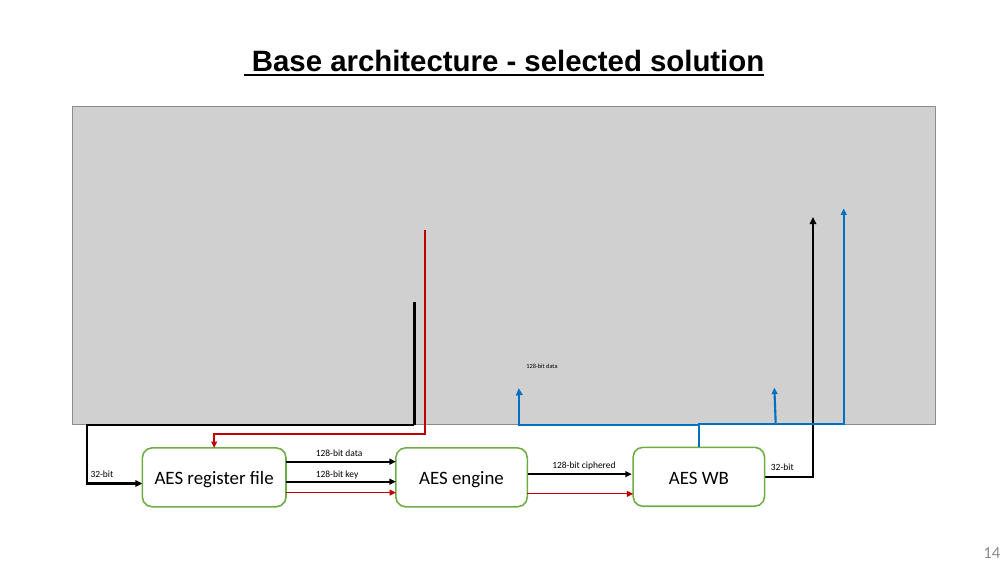
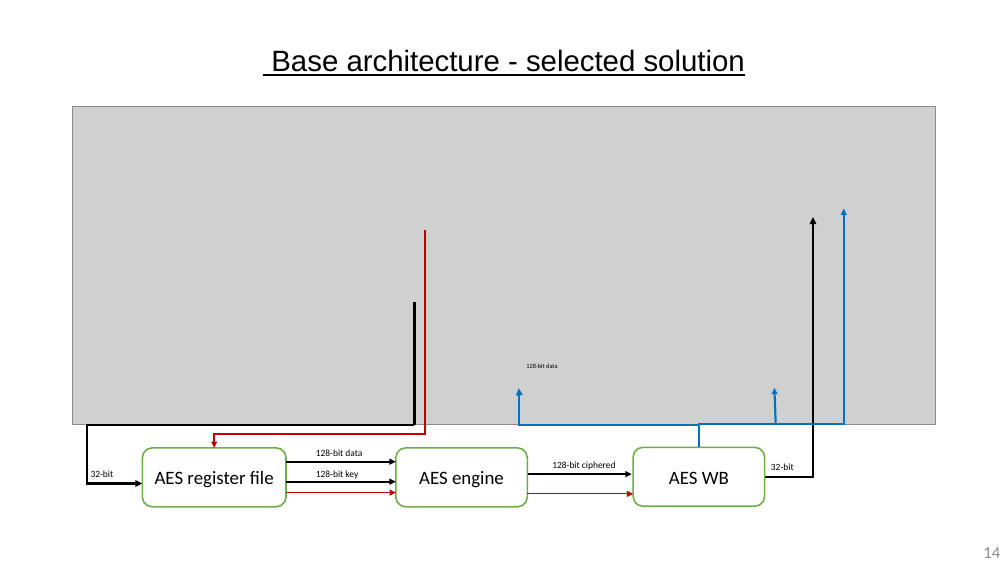
Before and after one commit to DavidDanD/PULPenix_AES, a slide deck: slide 14 of David and Dolev - Final Presentation2.pptx. Drawn at 1008x567 pixels with LibreOffice and Linux fonts; fonts in the diff are those of the drawing; grey boxes stand for pictures; background and template pictures are left out. Boxes give left, top, right and bottom in pixels: in the first picture for what was removed or moved away, otherwise in the second. Text is boxed around its words. In the diff, an @@ line names an element or a change of style, - is before the commit and + after.

```diff
--- a/David and Dolev - Final Presentation2.pptx
+++ b/David and Dolev - Final Presentation2.pptx
@@ text "Base architecture - selected solution" at [271,49,745,76]: bold off @@
```
Also in this commit, not shown: 5 other slides changed, 3 slides added, 1 slide removed, 9 other files.
